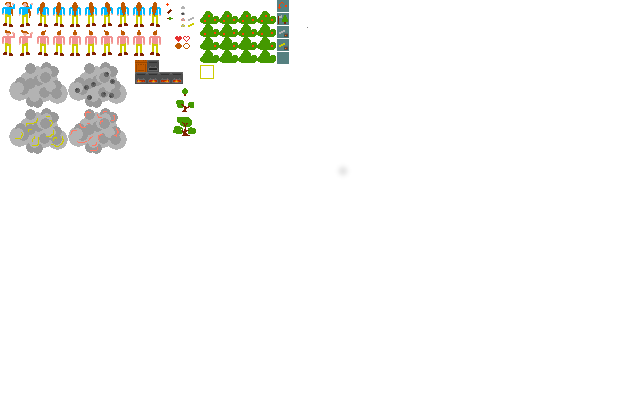
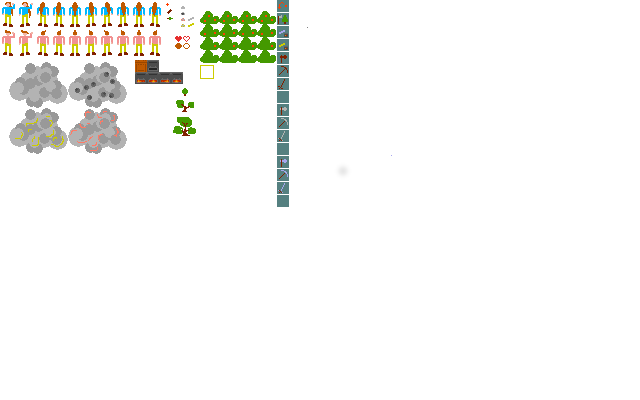
Comparing the layer stacks of the two 640 x 400 images. Changes:
painted on "Hintergrund" over [277, 30, 392, 207]
